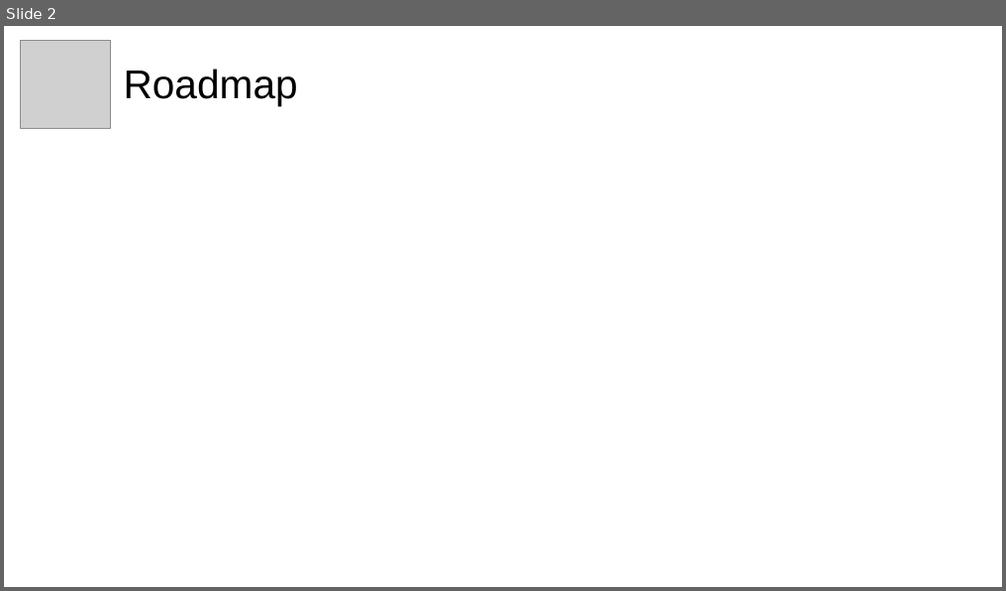
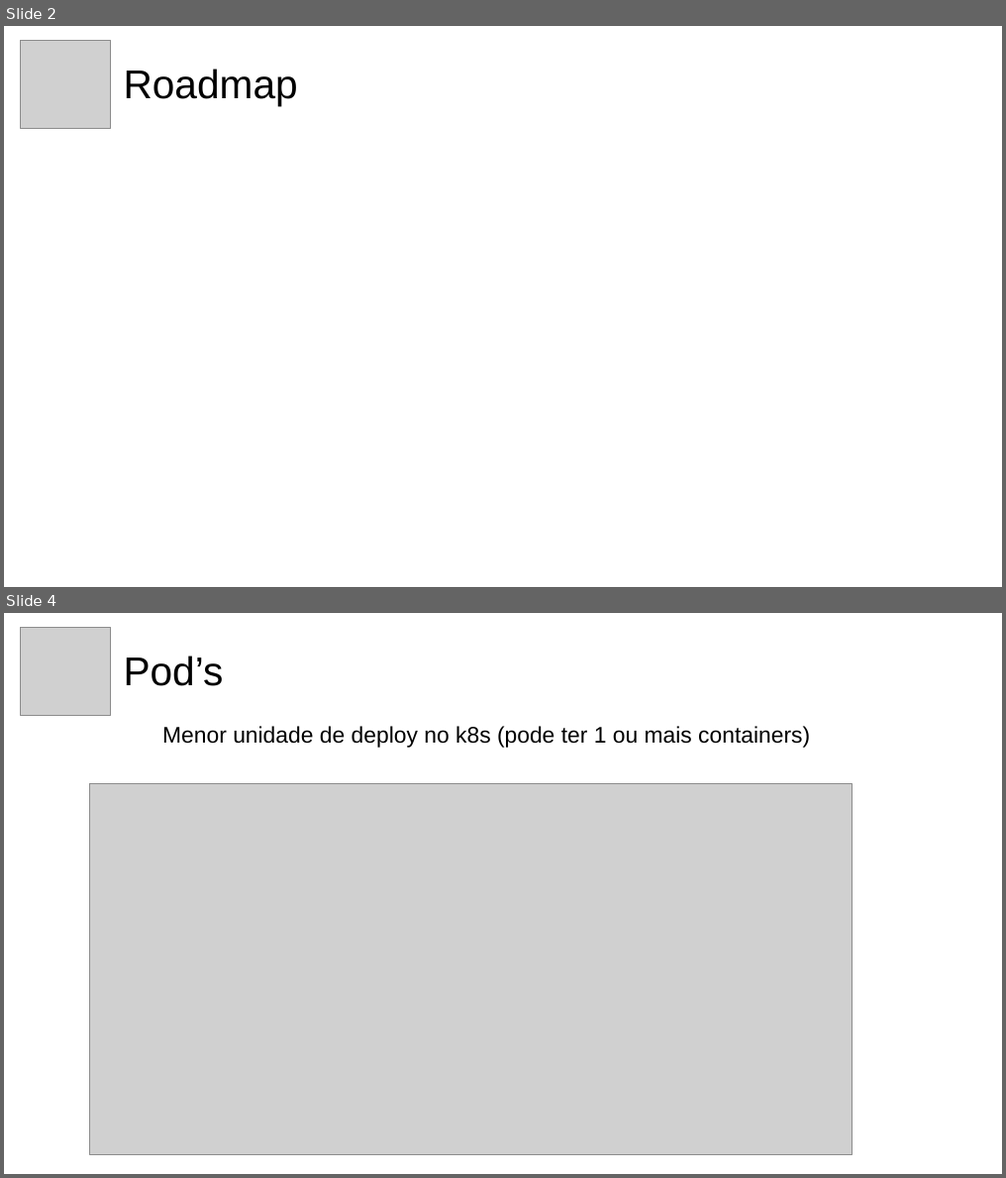
Before and after one commit to innfocco/hands-on-kubernetes, a slide deck: presentation.odp. Shown one above the other, each under a label of ours: slide 2 before the commit, slides 2 and 4 after it; the slides between them are not shown. The pictures are 1006x591 and 1006x1178 pixels, drawn with LibreOffice and Linux fonts; fonts in the diff are those of the drawing; grey boxes stand for pictures. Boxes give left, top, right and bottom in pixels: in the first picture for what was removed or moved away, otherwise in the second. Text is boxed around its words. In the diff, an @@ line names an element or a change of style, - is before the commit and + after.

```diff
--- a/presentation.odp
+++ b/presentation.odp
@@ slide 4 added at [4, 613, 1002, 1174], background #FFFFFF @@
@@ picture added at [20, 628, 111, 715] @@
@@ text added at [124, 656, 224, 686], 32 pt, text #000000 @@
+Pod’s
@@ text added at [162, 726, 810, 748], 18 pt, text #000000 @@
+Menor unidade de deploy no k8s (pode ter 1 ou mais containers)
@@ picture added at [89, 784, 851, 1155] @@
```
Also in this commit, not shown: 1 slide changed, 3 other slides added, 3 slides removed, 8 other files.
